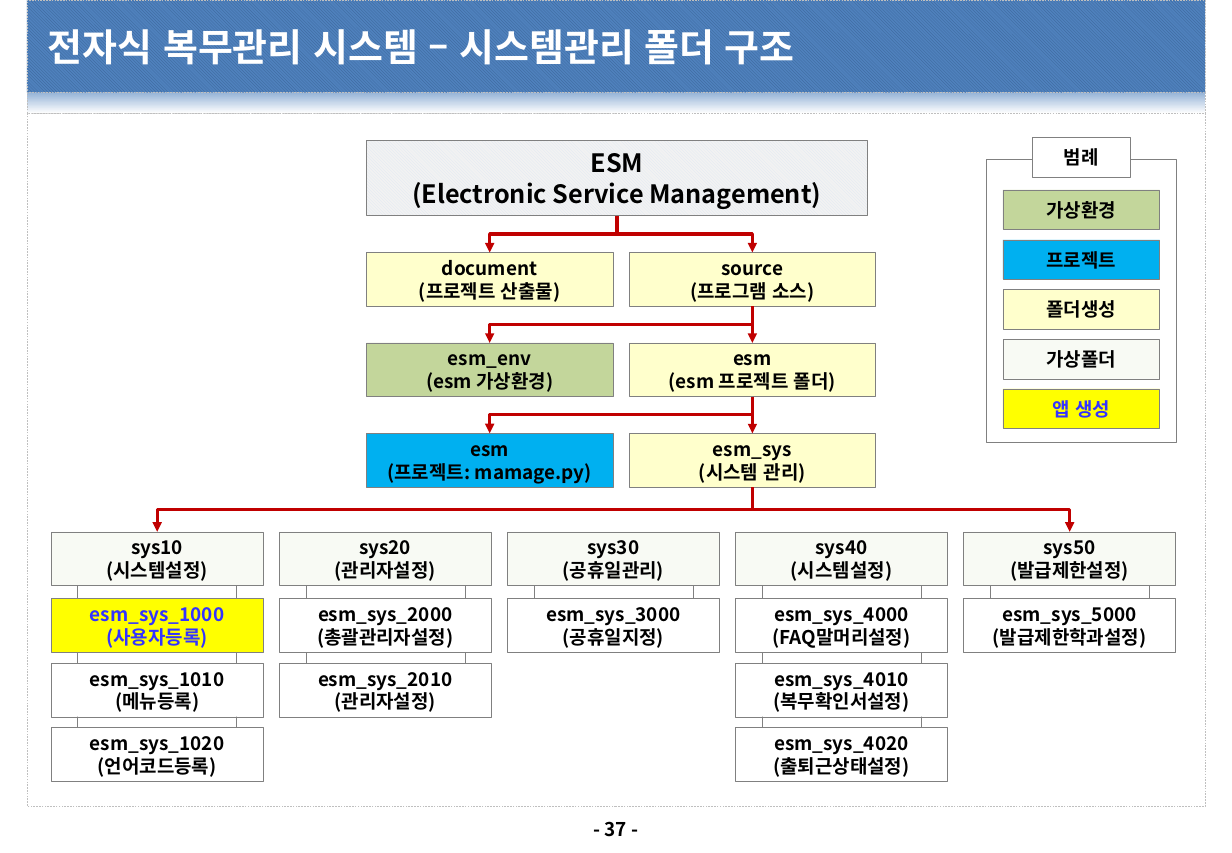
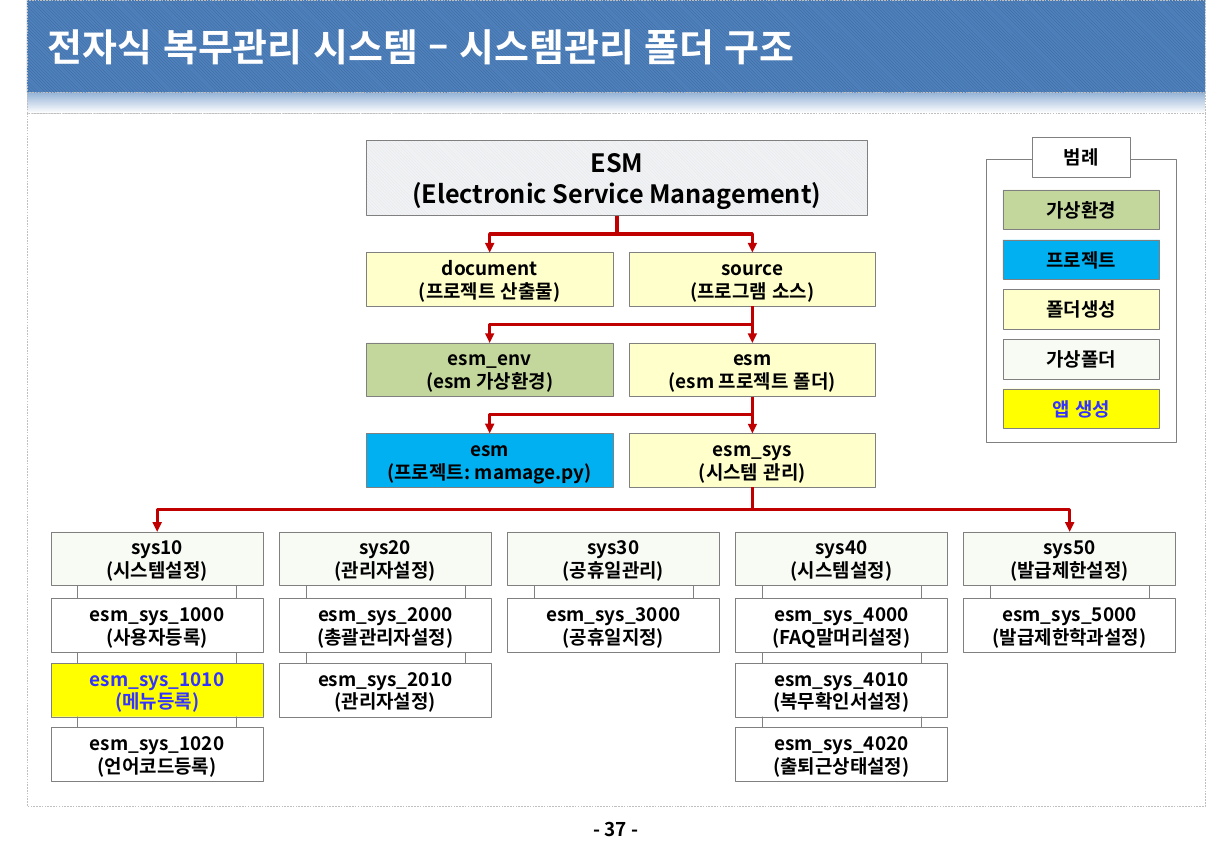
Before and after one commit to dims1111/ESM, a slide deck: slide 37 of document/40.구현(CP)/CP-1010.프로그램 개발 표준/CP-1010.프로그램 개발 표준_20210201_v1.0.pptx. Drawn at 1232x853 pixels with LibreOffice and Linux fonts; fonts in the diff are those of the drawing; background and template pictures are left out. Boxes give left, top, right and bottom in pixels: in the first picture for what was removed or moved away, otherwise in the second. Text is boxed around its words. In the diff, an @@ line names an element or a change of style, - is before the commit and + after.

```diff
--- a/document/40.구현(CP)/CP-1010.프로그램 개발 표준/CP-1010.프로그램 개발 표준_20210201_v1.0.pptx
+++ b/document/40.구현(CP)/CP-1010.프로그램 개발 표준/CP-1010.프로그램 개발 표준_20210201_v1.0.pptx
@@ rectangle "esm_sys_1000" at (x1=51, y1=598, x2=263, y2=652): text colour #3333FF to #000000; fill #FFFF00 to #FFFFFF @@
@@ rectangle "esm_sys_1010" at (x1=51, y1=663, x2=263, y2=717): text colour #000000 to #3333FF; fill #FFFFFF to #FFFF00 @@
```
Also in this commit, not shown: 1 other slide changed, 5 slides added, 3 other files.
